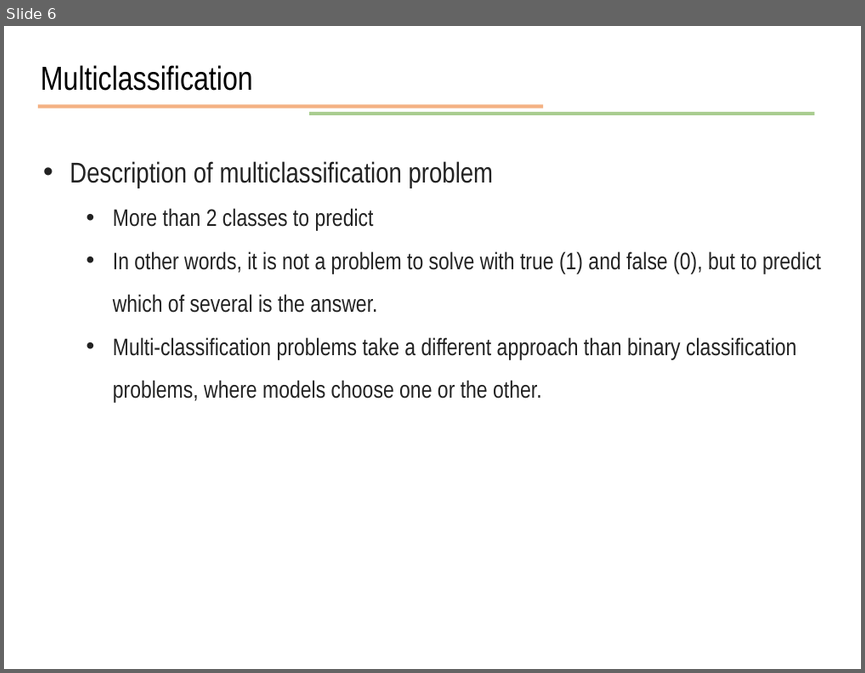
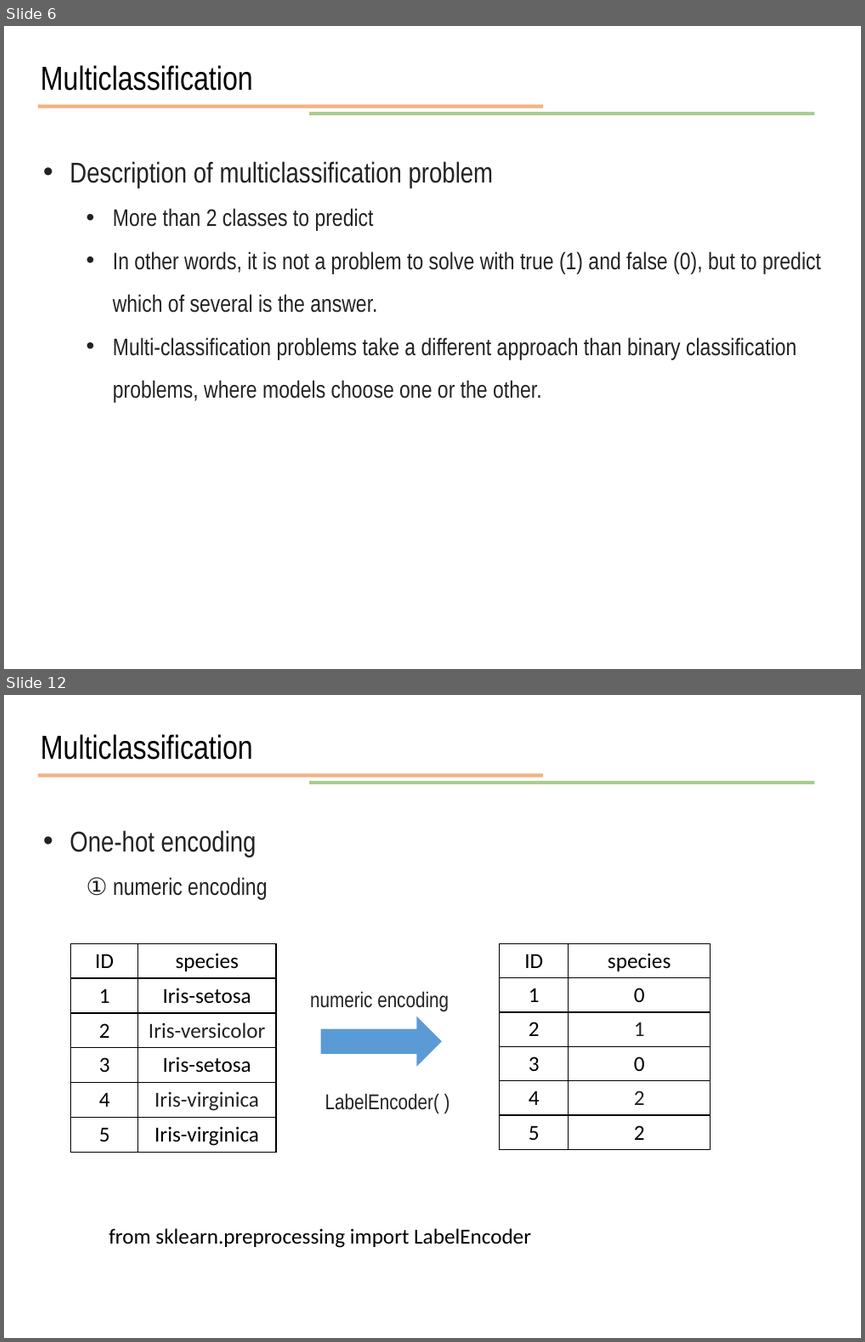
Before and after one commit to JunetaeKim/DeepLearningClass, a slide deck: Week10/week10 Introduction to tensorflow.pptx. Shown one above the other, each under a label of ours: slide 6 before the commit, slides 6 and 12 after it; the slides between them are not shown. The pictures are 865x673 and 865x1342 pixels, drawn with LibreOffice and Linux fonts; fonts in the diff are those of the drawing. Boxes give left, top, right and bottom in pixels: in the first picture for what was removed or moved away, otherwise in the second. Text is boxed around its words. In the diff, an @@ line names an element or a change of style, - is before the commit and + after.

```diff
--- a/Week10/week10 Introduction to tensorflow.pptx
+++ b/Week10/week10 Introduction to tensorflow.pptx
@@ slide 12 added at (4,695,861,1338), background #FFFFFF @@
@@ text added at (41,734,253,760), 28 pt, text #000000 @@
+Multiclassification
@@ line added from (38, 776) to (543, 776), #ED7D31 3 pt @@
@@ line added from (309, 783) to (815, 783), #70AD47 3 pt @@
@@ text added at (69,830,267,900), 20 pt, text #222222 @@
+• One-hot encoding
+  ① numeric encoding
@@ table added at (71,943,276,1151), 6 rows, 2 columns @@
+ID | species
+1 | Iris-setosa
+2 | Iris-versicolor
+3 | Iris-setosa
+4 | Iris-virginica
+5 | Iris-virginica
@@ table added at (500,943,710,1149), 6 rows, 2 columns @@
+ID | species
+1 | 0
+2 | 1
+3 | 0
+4 | 2
+5 | 2
@@ text added at (310,991,449,1012), 18 pt, text #222222 @@
+numeric encoding
@@ right arrow added at (321,1016,442,1066), fill #5B9BD5 @@
@@ text added at (325,1093,439,1114), 18 pt, text #222222 @@
+LabelEncoder( )
@@ text added at (109,1228,531,1247), 18 pt, text #000000 @@
+from sklearn.preprocessing import LabelEncoder
```
Also in this commit, not shown: 1 slide changed, 16 other slides added, 3 other files.
